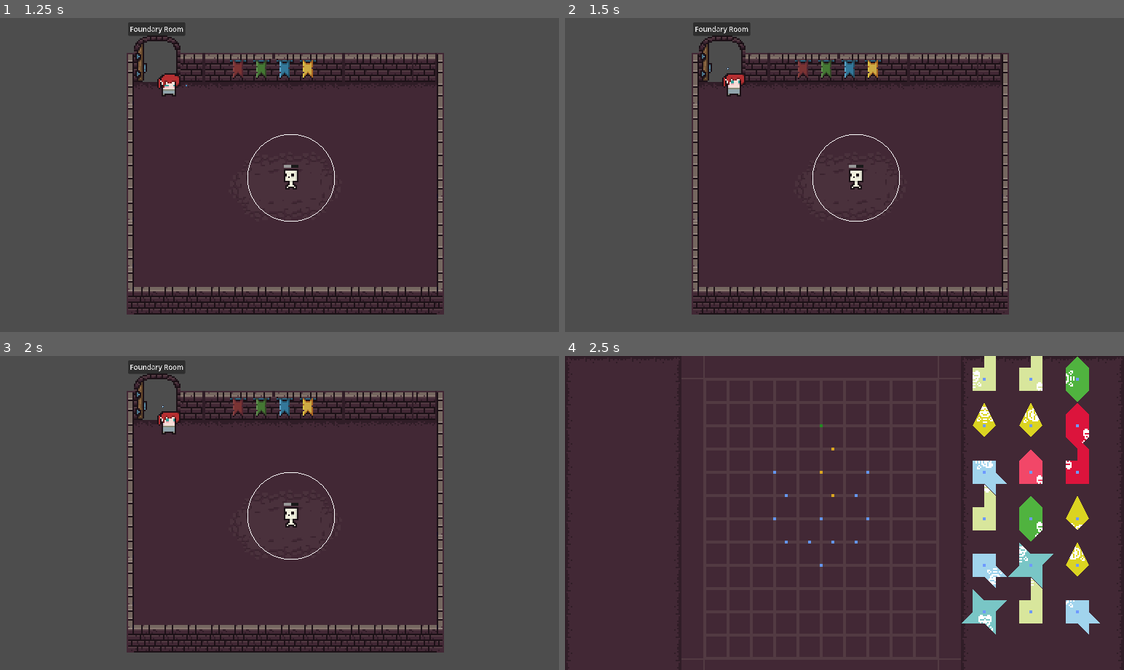
Above: before the commit, frames 1-4 (two rows, left to right).
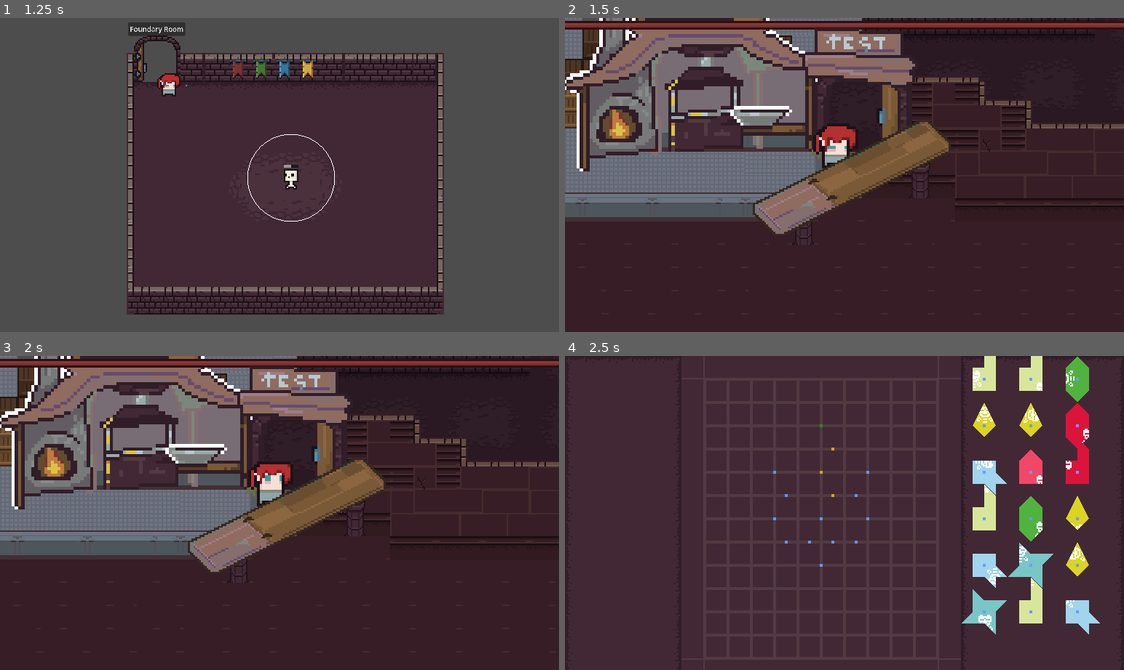
Above: after the commit, the same moments.

Repository: roam1n/forge
Game: Godot game, scene res://Scenes/storeFront/storeFront.tscn
Same seed, same stepped clock (60 frames per second), same inputs: the game is played once before the commit and once after it. The engine's default icon, where the game draws it, is replaced by a stand-in: a white triangle on a blue panel in a dark square.
Inputs (mouse positions are in pixels of both pictures, inside the frame that each line leads up to; where the layout moved, square brackets give the same spot in the first picture):
- Up to frame 1 (1.25 s): click (296, 90) at 0.5 s
- Up to frame 2 (1.5 s): click (727, 61) at 1.27 s
- Up to frame 3 (2 s): no input
- Up to frame 4 (2.5 s): click (699, 425) [721, 368] at 2 s

Frame 1 is identical in both runs. In frame 2, 71% of the frame differs, in the area x 0-100%, y 0-100%; in frame 3, 71%; in frame 4, nothing differs.

Commit message:
给TestRoom加了放回主页面的图标

Diff:
--- a/Scenes/TestRoom/test_room.tscn
+++ b/Scenes/TestRoom/test_room.tscn
@@ -1,7 +1,11 @@
-[gd_scene load_steps=5 format=3 uid="uid://drthawo37pbdc"]
+[gd_scene load_steps=9 format=3 uid="uid://drthawo37pbdc"]
 
 [ext_resource type="Script" path="res://scripts/TestRoom/test_room.gd" id="1_4r8xn"]
 [ext_resource type="Texture2D" uid="uid://cc5msn0226lda" path="res://assets/0x72_16x16DungeonTileset.v5.png" id="1_acknk"]
+[ext_resource type="Texture2D" uid="uid://ctaboqamad540" path="res://assets/storeFrontButton_NORMAL.png" id="3_aiww7"]
+[ext_resource type="Texture2D" uid="uid://comeu8vy85oes" path="res://assets/storeFrontButton_PRESSED.png" id="4_7a5iw"]
+[ext_resource type="Texture2D" uid="uid://ooho64sxyix2" path="res://assets/storeFrontButton_HOVER.png" id="5_tgvgv"]
+[ext_resource type="Script" path="res://scripts/TestRoom/store_front_button.gd" id="6_1ehjx"]
 
 [sub_resource type="TileSetAtlasSource" id="TileSetAtlasSource_gldn0"]
 texture = ExtResource("1_acknk")
@@ -1036,6 +1040,16 @@
 theme_override_font_sizes/font_size = 0
 text = "Store Front"
 
+[node name="StoreFrontButton" type="TextureButton" parent="."]
+offset_left = -6.0
+offset_top = -12.0
+offset_right = 34.0
+offset_bottom = 28.0
+texture_normal = ExtResource("3_aiww7")
+texture_pressed = ExtResource("4_7a5iw")
+texture_hover = ExtResource("5_tgvgv")
+script = ExtResource("6_1ehjx")
+
 [node name="FoundryRoomButton" type="Button" parent="."]
 offset_left = -8.0
 offset_top = -19.0
@@ -1045,4 +1059,5 @@
 text = "Foundary Room"
 
 [connection signal="pressed" from="GUI/StoreFrontButton" to="." method="_on_store_front_button_pressed"]
+[connection signal="pressed" from="StoreFrontButton" to="StoreFrontButton" method="_on_pressed"]
 [connection signal="pressed" from="FoundryRoomButton" to="." method="_on_foundary_room_button_pressed"]
--- /dev/null
+++ b/scripts/TestRoom/store_front_button.gd
@@ -0,0 +1,5 @@
+extends TextureButton
+
+var storeFrontScene = load("res://Scenes/storeFront/storeFront.tscn")
+func _on_pressed():
+	get_tree().change_scene_to_packed(storeFrontScene)
Binary file added: assets/storeFrontButton_HOVER.png
Not shown, added: assets/storeFrontButton_HOVER.png.import
Binary file added: assets/storeFrontButton_NORMAL.aseprite
Binary file added: assets/storeFrontButton_NORMAL.png
Not shown, added: assets/storeFrontButton_NORMAL.png.import
Binary file added: assets/storeFrontButton_PRESSED.png
Not shown, added: assets/storeFrontButton_PRESSED.png.import
